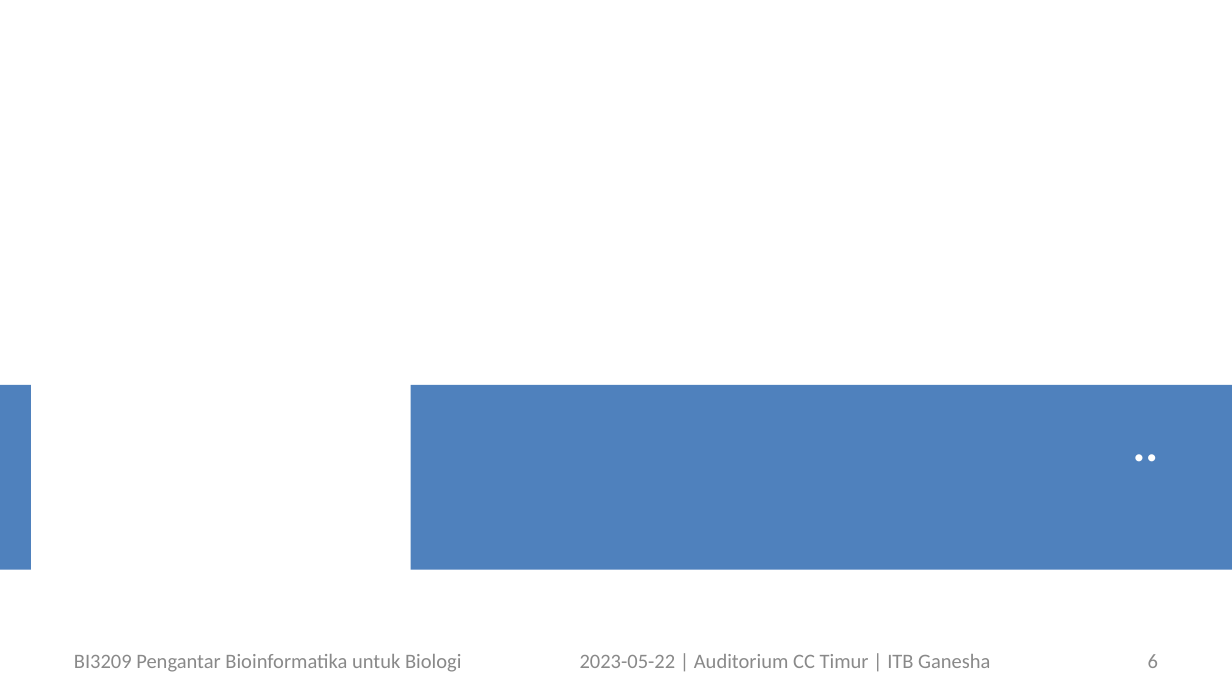
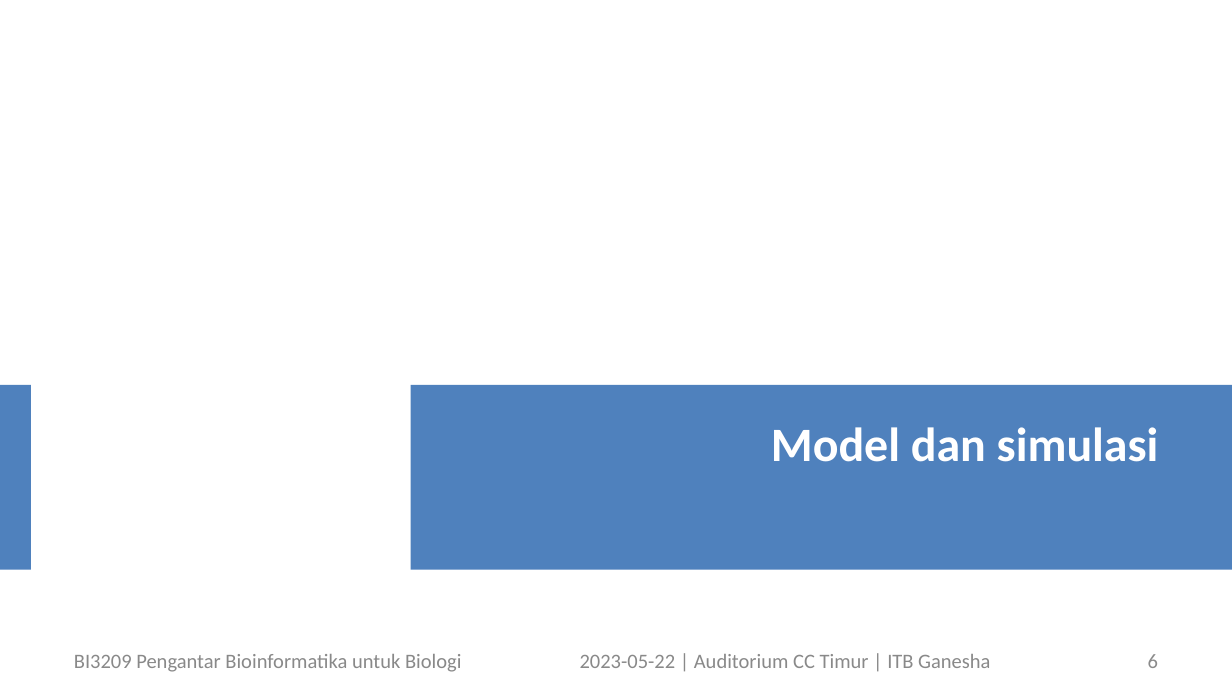
Before and after one commit to dudung/bi3209-00, a slide deck: slide 6 of 17/bi3209_bioinformatics_student_symposium_202305122_v1.pptx. Drawn at 1232x693 pixels with LibreOffice and Linux fonts; fonts in the diff are those of the drawing. Boxes give left, top, right and bottom in pixels: in the first picture for what was removed or moved away, otherwise in the second. Text is boxed around its words. In the diff, an @@ line names an element or a change of style, - is before the commit and + after.

```diff
--- a/17/bi3209_bioinformatics_student_symposium_202305122_v1.pptx
+++ b/17/bi3209_bioinformatics_student_symposium_202305122_v1.pptx
@@ text at [771,427,1159,462]: text changed @@
-..
+Model dan simulasi
```
Also in this commit, not shown: 3 other slides changed, 7 slides added.
